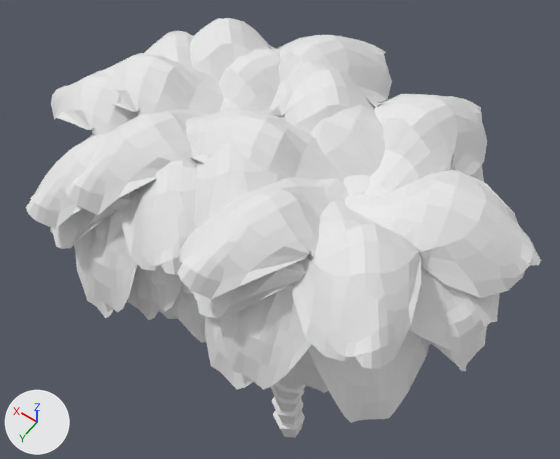
Before and after pictures for a commit that changed the FBX model Content/Environment/Foliage/PalmTree/Meshes/SM_palmtree_02.fbx.
Rendered twice from a camera (50 mm lens) standing at (-1.74, 2.57, 7.15) and looking at (0.44, -0.48, 2.36). The axes (+X, +Y, +Z) are drawn at lower left. The lights are the same throughout. Where no turn or scale is listed for an object, it has been applied to the vertices.

Script lines for the objects in view, before the commit:
```python
me_plane_018 = bpy.data.meshes.new('Plane.018')
me_plane_018.from_pydata(...)  # 2616 vertices, 2194 faces; spans x -0.31..1.9, y -1.07..1.04, z 0.01..3.92
# faces by material slot: [2024, 170]
me_plane_018.materials.append(mat_leafs)  # white #e7e7e7
me_plane_018.materials.append(mat_bark)  # white #e7e7e7
me_plane_047 = bpy.data.meshes.new('Plane.047')
me_plane_047.from_pydata(...)  # 2616 vertices, 2194 faces; spans x -0.69..1.71, y -1.36..0.9, z 0.0..4.04
# faces by material slot: [2024, 170]
me_plane_047.materials.append(mat_leafs)  # white #e7e7e7
me_plane_047.materials.append(mat_bark)  # white #e7e7e7
me_plane_048 = bpy.data.meshes.new('Plane.048')
me_plane_048.from_pydata(...)  # 2616 vertices, 2194 faces; spans x -1.46..0.73, y -1.13..1.02, z 0.0..4.1
# faces by material slot: [2024, 170]
me_plane_048.materials.append(mat_leafs)  # white #e7e7e7
me_plane_048.materials.append(mat_bark)  # white #e7e7e7
ob_palmtree_01 = bpy.data.objects.new('PalmTree_01', me_plane_048)
ob_palmtree_01.location = (0.0, 0.0, 0.0)
ob_palmtree_02 = bpy.data.objects.new('PalmTree_02', me_plane_047)
ob_palmtree_02.location = (0.0, 0.0, 0.0)
ob_palmtree_03 = bpy.data.objects.new('PalmTree_03', me_plane_018)
ob_palmtree_03.location = (0.0, 0.0, 0.0)
```
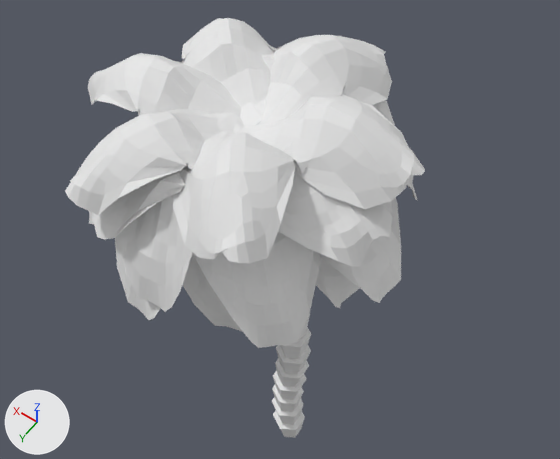
Boxes [x1, y1, x2, y2] around the edits, measured in the pictures (560 x 459 px):
'PalmTree_01', deleted: before [177, 62, 541, 437]
    faces in mat_leafs (white #e7e7e7): [177, 62, 541, 423]
    faces in mat_bark (white #e7e7e7): [271, 380, 306, 437]
'PalmTree_03', deleted: before [26, 31, 304, 429]
    faces in mat_leafs (white #e7e7e7): [26, 31, 282, 343]
    faces in mat_bark (white #e7e7e7): [271, 379, 304, 429]
'PalmTree_02', unchanged, uncovered by the edit: before [65, 18, 392, 438]; after [65, 18, 425, 438]

The change, as a diff of the scene's bpy script:
```diff
--- a/Content/Environment/Foliage/PalmTree/Meshes/SM_palmtree_02.fbx.py
+++ b/Content/Environment/Foliage/PalmTree/Meshes/SM_palmtree_02.fbx.py
@@ ob_palmtree_01 @@
-ob_palmtree_01 = bpy.data.objects.new('PalmTree_01', me_plane_048)
-ob_palmtree_01.location = (0.0, 0.0, 0.0)
@@ ob_palmtree_03 @@
-ob_palmtree_03 = bpy.data.objects.new('PalmTree_03', me_plane_018)
-ob_palmtree_03.location = (0.0, 0.0, 0.0)
```
